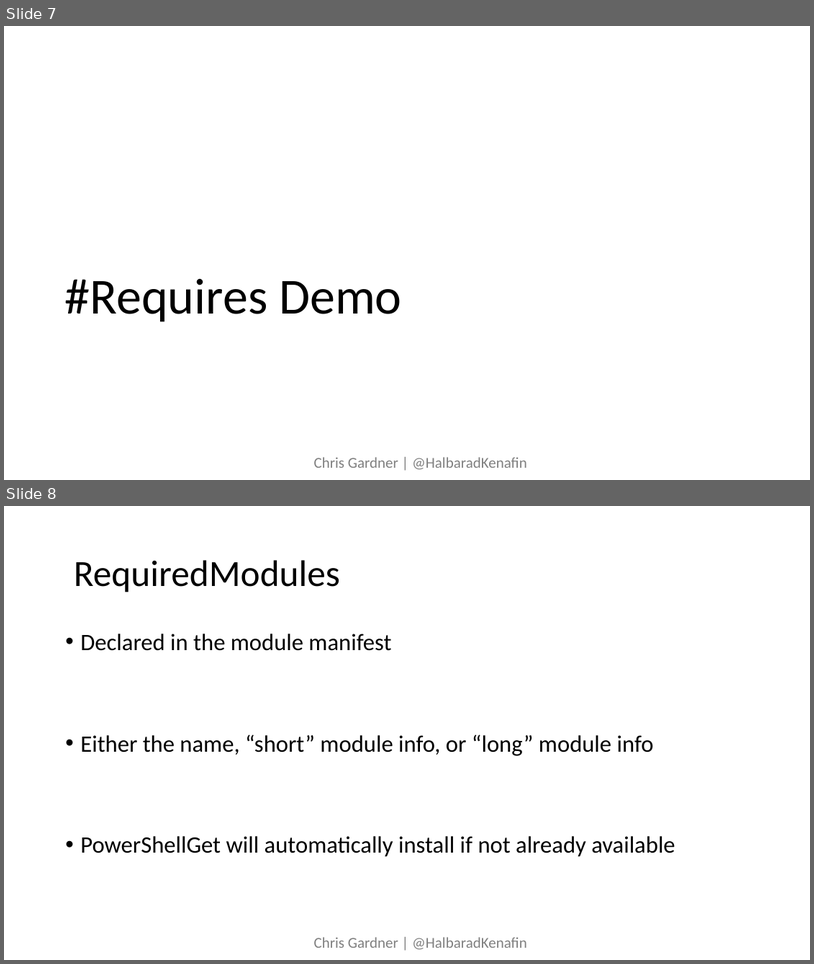
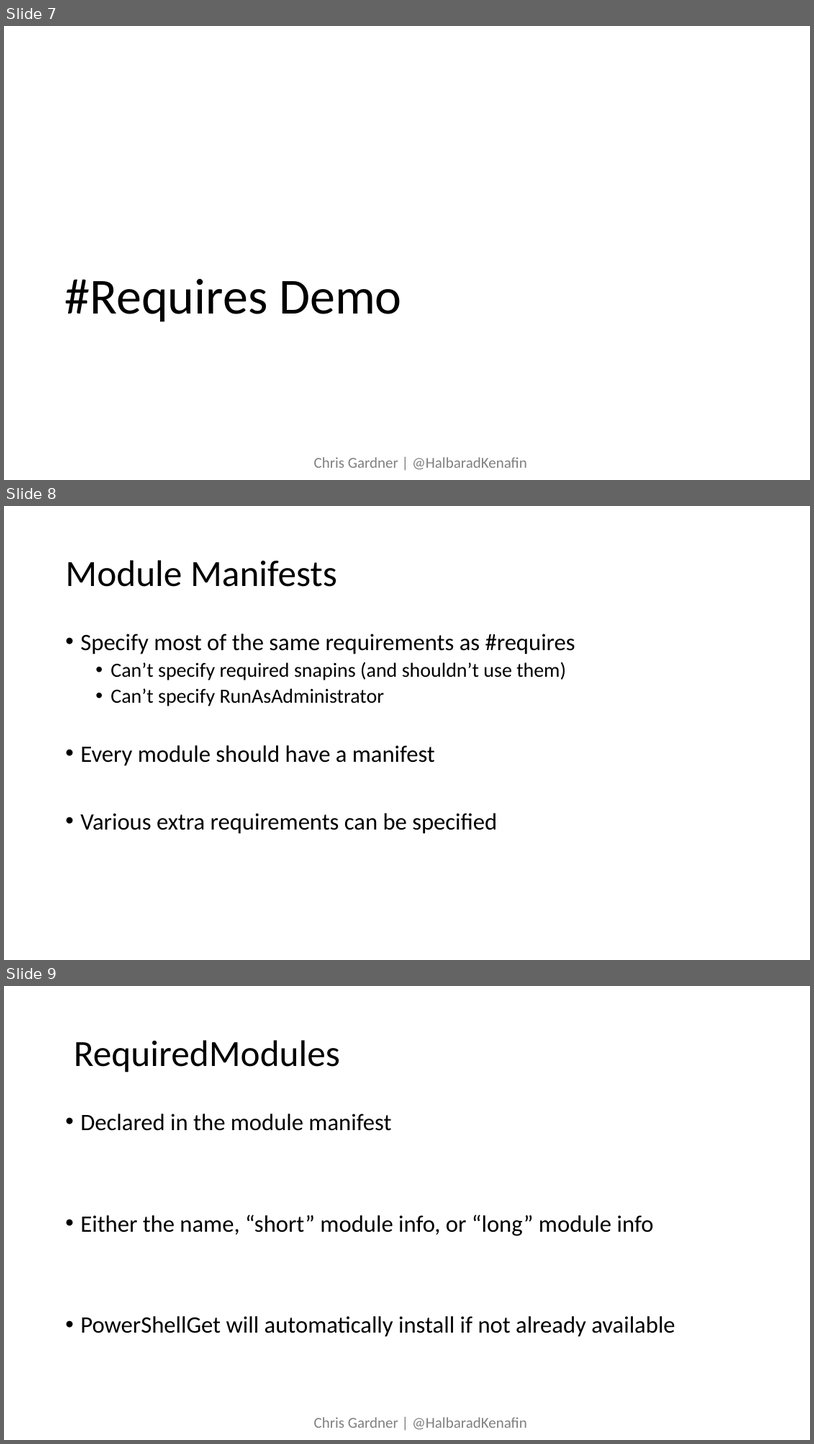
Before and after one commit to ChrisLGardner/presentations, a slide deck: lean-on-me/Lean on me.pptx. Shown one above the other, each under a label of ours: slides 7 and 8 before the commit, slides 7, 8 and 9 after it. The pictures are 814x964 and 814x1444 pixels, drawn with LibreOffice and Linux fonts; fonts in the diff are those of the drawing. Boxes give left, top, right and bottom in pixels: in the first picture for what was removed or moved away, otherwise in the second. Text is boxed around its words. In the diff, an @@ line names an element or a change of style, - is before the commit and + after.

Commit message:
Add examples of the various uses of requirements

```diff
--- a/lean-on-me/Lean on me.pptx
+++ b/lean-on-me/Lean on me.pptx
@@ slide 8 added at (x1=4, y1=506, x2=810, y2=960), background #FFFFFF @@
@@ title added at (x1=65, y1=560, x2=337, y2=587), 44 pt, text #000000 @@
+Module Manifests
@@ text added at (x1=80, y1=633, x2=576, y2=834), 28 pt, text #000000 @@
+• Specify most of the same requirements as #requires
+  • Can’t specify required snapins (and shouldn’t use them)
+  • Can’t specify RunAsAdministrator
+• Every module should have a manifest
+• Various extra requirements can be specified
@@ what was slide 8 is now slide 9 @@
```
Also in this commit, not shown: 2 slides changed, 10 other files.
